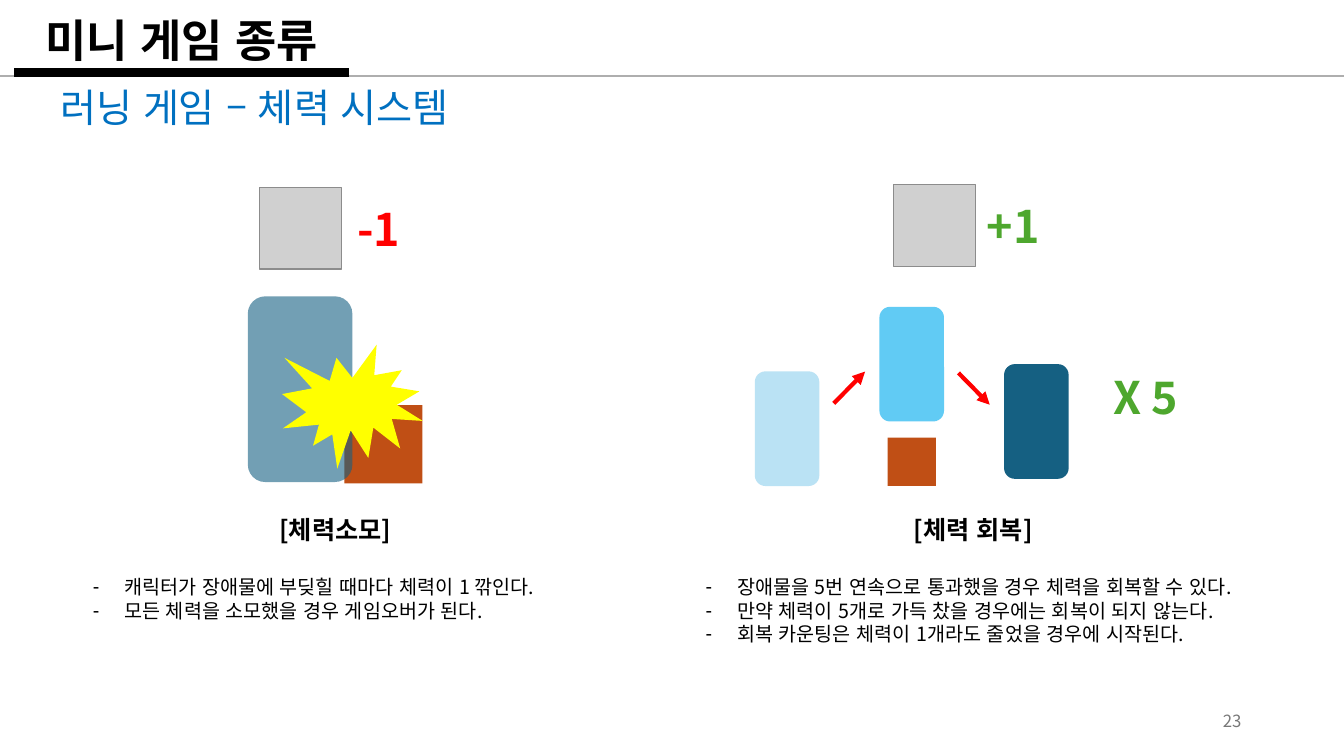
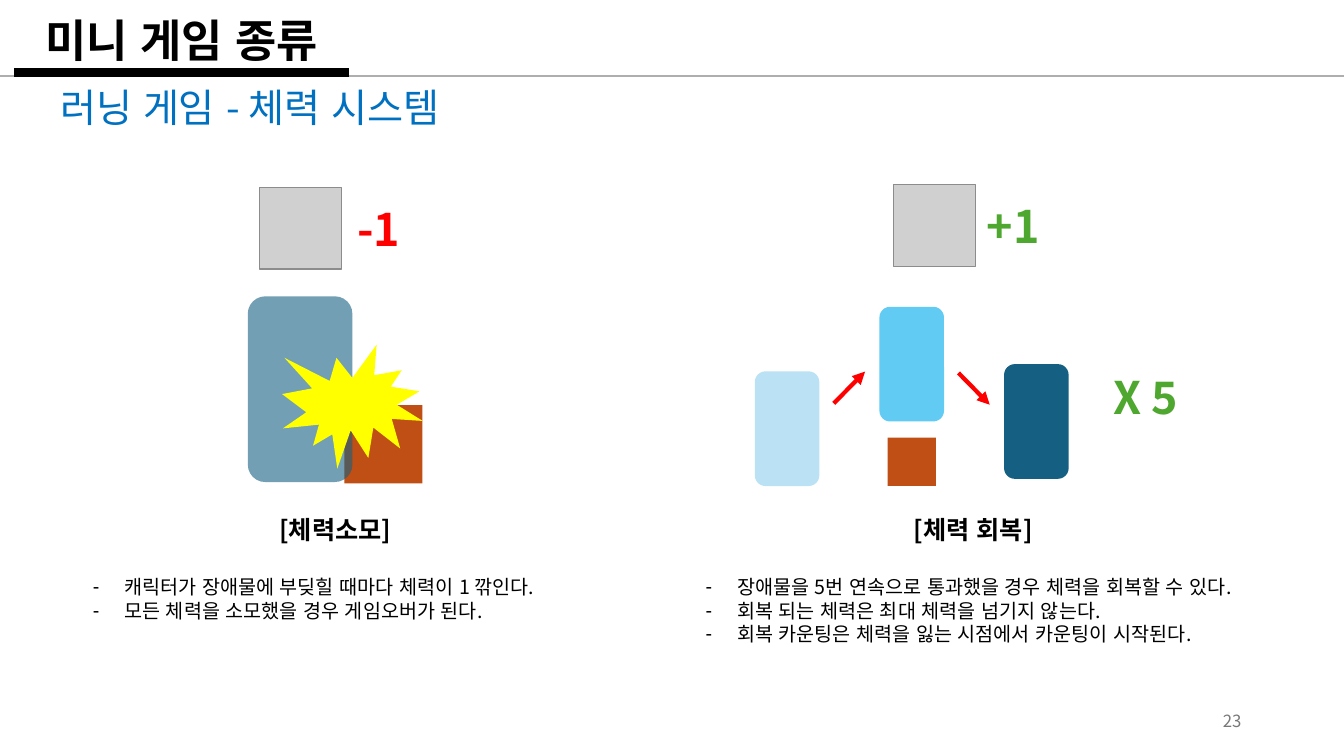
Before and after one commit to weariness00/Mandle_10Minute_Game, a slide deck: slide 23 of document/Please Leave me alone!.pptx. Drawn at 1344x756 pixels with LibreOffice and Linux fonts; fonts in the diff are those of the drawing; grey boxes stand for pictures. Boxes give left, top, right and bottom in pixels: in the first picture for what was removed or moved away, otherwise in the second. Text is boxed around its words. In the diff, an @@ line names an element or a change of style, - is before the commit and + after.

```diff
--- a/document/Please Leave me alone!.pptx
+++ b/document/Please Leave me alone!.pptx
@@ text at [60, 89, 439, 125]: text changed @@
-러닝 게임 – 체력 시스템
+러닝 게임 - 체력 시스템
@@ text at [737, 601, 1191, 643]: text changed @@
-– 만약 체력이 5개로 가득 찼을 경우에는 회복이 되지 않는다.
-– 회복 카운팅은 체력이 1개라도 줄었을 경우에 시작된다.
+– 회복 되는 체력은 최대 체력을 넘기지 않는다.
+– 회복 카운팅은 체력을 잃는 시점에서 카운팅이 시작된다.
```
Also in this commit, not shown: 3 other slides changed, 3 other files.
